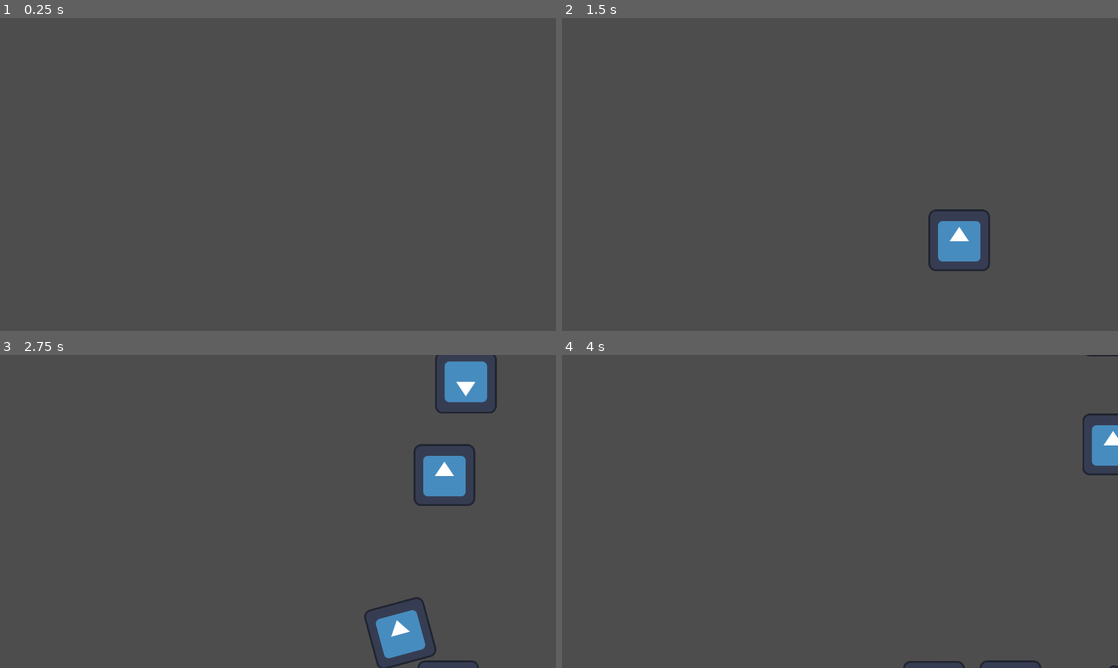
Above: before the commit, frames 1-4 (two rows, left to right).
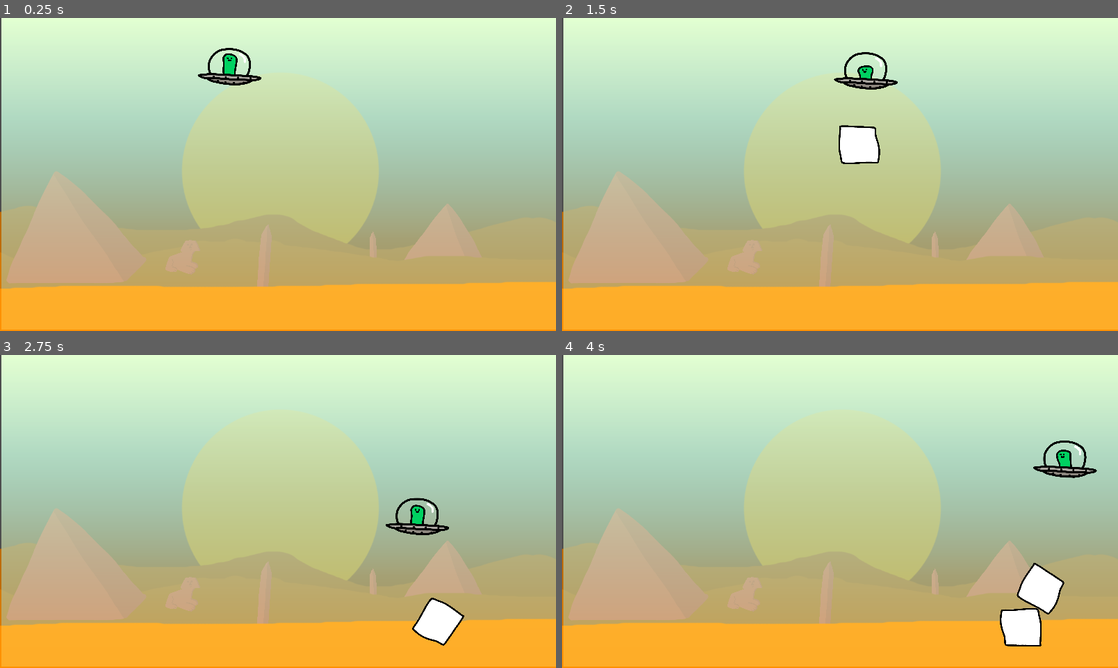
Above: after the commit, the same moments.

Repository: kilmanio/gamejam2024
Game: Godot game, scene res://gametest.tscn
Same seed, same stepped clock (60 frames per second), same inputs: the game is played once before the commit and once after it. The engine's default icon, where the game draws it, is replaced by a stand-in: a white triangle on a blue panel in a dark square.
Inputs:
- Up to frame 1 (0.25 s): no input
- Up to frame 2 (1.5 s): tap Enter (ui_accept) at 0.5, 0.77, 1.07 s; hold Right (ui_right) 0.53-1.28 s; hold Space (ui_select) 0.53-1.28 s; tap Insert (ui_text_toggle_insert_mode) at 0.8, 1.35 s; hold Down (ui_down) from 1.28 s (still down)
- Up to frame 3 (2.75 s): tap Enter (ui_accept) at 1.52, 1.55, 1.82 s; release Down (ui_down) at 2.03 s; hold Right (ui_right) from 2.03 s (still down); hold Enter (ui_accept) from 2.03 s (still down); tap Space (ui_select) at 2.3 s
- Up to frame 4 (4 s): release Right (ui_right) at 2.78 s; release Enter (ui_accept) at 2.78 s; hold Up (ui_up) 2.78-3.53 s; tap Space (ui_select) at 2.85 s; tap Enter (ui_accept) at 3.02, 3.32, 3.77, 3.8 s; tap Insert (ui_text_toggle_insert_mode) at 3.05 s; hold Left (ui_left) from 3.53 s (still down); hold Insert (ui_text_toggle_insert_mode) from 3.53 s (still down)

The runs differ from the first frame. In frame 1, 100% of the frame differs, in the area x 0-100%, y 0-100%; in frame 2, 100%; in frame 3, 100%; in frame 4, 100%.

Commit message:
Beam (#3)
* stash

* Have beam work

* Make beam hold instead of toggle

* Scale game

Diff:
--- a/block.gd
+++ /dev/null
@@ -1,24 +0,0 @@
-#extends CharacterBody2D
-extends RigidBody2D
-
-const SPEED = 600
-var active = true
-
-func _ready() -> void:
-	contact_monitor = true
-	max_contacts_reported = 1
-	set_continuous_collision_detection_mode(2)
-
-func handle_movement():
-	match [Input.is_action_pressed("ui_left"), Input.is_action_pressed("ui_right")]:
-		[true, false]: apply_force(Vector2(-SPEED, 0))
-		[false, true]: apply_force(Vector2(SPEED, 0))
-
-func _physics_process(delta: float) -> void:
-	if active:
-		handle_movement()
-
-
-func _on_body_shape_entered(_body_rid: RID, _body: Node, _body_shape_index: int, _local_shape_index: int) -> void:
-	active = false
-	set_continuous_collision_detection_mode(0)
--- a/block.tscn
+++ b/block.tscn
@@ -1,19 +1,14 @@
-[gd_scene load_steps=4 format=3 uid="uid://byjfdv0upj5gs"]
+[gd_scene load_steps=2 format=3 uid="uid://byjfdv0upj5gs"]
 
-[ext_resource type="Script" path="res://block.gd" id="1_y510p"]
-[ext_resource type="Texture2D" uid="uid://uucqdppc5qpk" path="res://icon.svg" id="2_tmrsl"]
-
-[sub_resource type="RectangleShape2D" id="RectangleShape2D_u4a1f"]
-size = Vector2(127, 128)
+[ext_resource type="Texture2D" uid="uid://dfu2j5kjyrmqt" path="res://graphics/objects/block1.png" id="2_mgmfs"]
 
 [node name="root" type="RigidBody2D"]
-script = ExtResource("1_y510p")
-
-[node name="CollisionShape2D" type="CollisionShape2D" parent="."]
-position = Vector2(0.5, 0)
-shape = SubResource("RectangleShape2D_u4a1f")
+can_sleep = false
 
 [node name="Sprite2D" type="Sprite2D" parent="."]
-texture = ExtResource("2_tmrsl")
+scale = Vector2(0.2, 0.2)
+texture = ExtResource("2_mgmfs")
 
-[connection signal="body_shape_entered" from="." to="." method="_on_body_shape_entered"]
+[node name="CollisionPolygon2D" type="CollisionPolygon2D" parent="."]
+scale = Vector2(0.2, 0.2)
+polygon = PackedVector2Array(-190, -176, 185, -166, 203, -41, 233, 86, 216, 216, 67, 218, -132, 226, -173, 212, -203, 69)
--- a/floor.tscn
+++ b/floor.tscn
@@ -9,6 +9,7 @@
 scale = Vector2(8, 1)
 
 [node name="Sprite2D" type="Sprite2D" parent="."]
+visible = false
 texture = ExtResource("1_05ov0")
 
 [node name="CollisionShape2D" type="CollisionShape2D" parent="."]
--- a/game.gd
+++ b/game.gd
@@ -11,7 +11,7 @@
 # Called every frame. 'delta' is the elapsed time since the previous frame.
 func _process(delta: float) -> void:
 	timeout -= delta
-	if Input.is_action_pressed("ui_accept") && timeout <= 0:
+	if Input.is_action_pressed("ui_text_toggle_insert_mode") && timeout <= 0:
 		spawn_block()
 
 
@@ -19,6 +19,6 @@
 func spawn_block():
 	var object = scene_to_instance.instantiate()
 	object.position = $ship.position
-	object.position.y += 200
+	object.position.y += 100
 	call_deferred("add_child",object)
 	timeout = 1
--- a/gametest.tscn
+++ b/gametest.tscn
@@ -1,17 +1,20 @@
-[gd_scene load_steps=4 format=3 uid="uid://dnsp5txuw6eto"]
+[gd_scene load_steps=5 format=3 uid="uid://dnsp5txuw6eto"]
 
 [ext_resource type="Script" path="res://game.gd" id="1_gkpnp"]
 [ext_resource type="PackedScene" uid="uid://dqy1pwjl8hghv" path="res://floor.tscn" id="1_jda8s"]
 [ext_resource type="PackedScene" uid="uid://crsojgydks7ji" path="res://ship.tscn" id="2_4bkxq"]
+[ext_resource type="PackedScene" uid="uid://cb1sgodtqtr3y" path="res://scenes/background.tscn" id="2_djvyx"]
 
 [node name="Node2D" type="Node2D"]
 script = ExtResource("1_gkpnp")
 
+[node name="Background" parent="." instance=ExtResource("2_djvyx")]
+
 [node name="ship" parent="." instance=ExtResource("2_4bkxq")]
-position = Vector2(0, -400)
+position = Vector2(474, 131)
 
 [node name="floor" parent="." instance=ExtResource("1_jda8s")]
-position = Vector2(0, 600)
+position = Vector2(587, 670)
 
 [node name="Camera2D" type="Camera2D" parent="."]
-position = Vector2(0, 100)
+position = Vector2(574, 327)
--- a/scenes/background.tscn
+++ b/scenes/background.tscn
@@ -147,7 +147,6 @@
 [node name="Ground3" type="Sprite2D" parent="."]
 modulate = Color(0.990533, 0.566839, 1.15514e-06, 1)
 position = Vector2(644, 557)
-scale = Vector2(1, 1)
 texture = ExtResource("7_godyt")
 
 [node name="Fog" type="Sprite2D" parent="."]
--- a/scenes/player_gfx.tscn
+++ b/scenes/player_gfx.tscn
@@ -212,6 +212,33 @@
 shader_parameter/dissolve_value = 1.0
 shader_parameter/mask_texture = SubResource("GradientTexture2D_nxtec")
 shader_parameter/dissolve_texture = SubResource("GradientTexture2D_jhmh4")
+
+[sub_resource type="Animation" id="Animation_vopkv"]
+length = 0.001
+tracks/0/type = "value"
+tracks/0/imported = false
+tracks/0/enabled = true
+tracks/0/path = NodePath("TractorBeam:position")
+tracks/0/interp = 1
+tracks/0/loop_wrap = true
+tracks/0/keys = {
+"times": PackedFloat32Array(0),
+"transitions": PackedFloat32Array(1),
+"update": 0,
+"values": [Vector2(0, 278)]
+}
+tracks/1/type = "value"
+tracks/1/imported = false
+tracks/1/enabled = true
+tracks/1/path = NodePath("TractorBeam:scale")
+tracks/1/interp = 1
+tracks/1/loop_wrap = true
+tracks/1/keys = {
+"times": PackedFloat32Array(0),
+"transitions": PackedFloat32Array(1),
+"update": 0,
+"values": [Vector2(1, 1)]
+}
 
 [sub_resource type="Animation" id="Animation_s1kby"]
 resource_name = "tractor_bounce"
@@ -241,33 +268,6 @@
 "values": [Vector2(1, 1), Vector2(1, 1.15234), Vector2(1, 0.765625), Vector2(1, 1)]
 }
 
-[sub_resource type="Animation" id="Animation_vopkv"]
-length = 0.001
-tracks/0/type = "value"
-tracks/0/imported = false
-tracks/0/enabled = true
-tracks/0/path = NodePath("TractorBeam:position")
-tracks/0/interp = 1
-tracks/0/loop_wrap = true
-tracks/0/keys = {
-"times": PackedFloat32Array(0),
-"transitions": PackedFloat32Array(1),
-"update": 0,
-"values": [Vector2(0, 278)]
-}
-tracks/1/type = "value"
-tracks/1/imported = false
-tracks/1/enabled = true
-tracks/1/path = NodePath("TractorBeam:scale")
-tracks/1/interp = 1
-tracks/1/loop_wrap = true
-tracks/1/keys = {
-"times": PackedFloat32Array(0),
-"transitions": PackedFloat32Array(1),
-"update": 0,
-"values": [Vector2(1, 1)]
-}
-
 [sub_resource type="AnimationLibrary" id="AnimationLibrary_7h2tg"]
 _data = {
 "RESET": SubResource("Animation_vopkv"),
--- a/ship.gd
+++ b/ship.gd
@@ -1,7 +1,11 @@
 extends RigidBody2D
 const SHIP_SPEED = 500
+var beam = false
+
 # Called when the node enters the scene tree for the first time.
 func _ready() -> void:
+	$PlayerGFX/TractorBeam.visible = false
+	$Beam.gravity_space_override = false
 	lock_rotation = true
 	contact_monitor = true
 	max_contacts_reported = 1
@@ -9,8 +13,7 @@
 	set_continuous_collision_detection_mode(2)
 	set_gravity_scale(0)
 
-# Called every frame. 'delta' is the elapsed time since the previous frame.
-func _physics_process(delta: float) -> void:
+func handle_movement():
 	match [Input.is_action_pressed("ui_left"), Input.is_action_pressed("ui_right")]:
 		[true, false]: apply_force(Vector2(-SHIP_SPEED, 0))
 		[false, true]: apply_force(Vector2(SHIP_SPEED, 0))
@@ -18,3 +21,19 @@
 	match [Input.is_action_pressed("ui_down"), Input.is_action_pressed("ui_up")]:
 		[true, false]: apply_force(Vector2(0, SHIP_SPEED))
 		[false, true]: apply_force(Vector2(0, -SHIP_SPEED))
+
+func handle_beam():
+	if Input.is_action_pressed("ui_select"):
+		$PlayerGFX/TractorBeam.visible = true
+		$Beam.gravity_space_override = true
+		beam = true
+	else:
+		$PlayerGFX/TractorBeam.visible = false
+		$Beam.gravity_space_override = false
+		beam = false
+
+
+# Called every frame. 'delta' is the elapsed time since the previous frame.
+func _physics_process(delta: float) -> void:
+	handle_movement()
+	handle_beam()
--- a/ship.tscn
+++ b/ship.tscn
@@ -1,17 +1,29 @@
 [gd_scene load_steps=4 format=3 uid="uid://crsojgydks7ji"]
 
 [ext_resource type="Script" path="res://ship.gd" id="1_h6koc"]
-[ext_resource type="Texture2D" uid="uid://uucqdppc5qpk" path="res://icon.svg" id="2_jvr85"]
+[ext_resource type="PackedScene" uid="uid://d0rjstwyyqvrc" path="res://scenes/player_gfx.tscn" id="2_uqekn"]
 
-[sub_resource type="RectangleShape2D" id="RectangleShape2D_ktt6w"]
-size = Vector2(128, 128)
+[sub_resource type="CapsuleShape2D" id="CapsuleShape2D_b6v5g"]
+radius = 32.0
+height = 80.0
 
-[node name="ship" type="RigidBody2D"]
+[node name="Ship" type="RigidBody2D"]
 script = ExtResource("1_h6koc")
 
-[node name="Sprite2D" type="Sprite2D" parent="."]
-texture = ExtResource("2_jvr85")
-flip_v = true
+[node name="PlayerGFX" parent="." instance=ExtResource("2_uqekn")]
+scale = Vector2(0.2, 0.2)
 
-[node name="CollisionShape2D" type="CollisionShape2D" parent="."]
-shape = SubResource("RectangleShape2D_ktt6w")
+[node name="Beam" type="Area2D" parent="."]
+position = Vector2(0, 70)
+gravity_space_override = 3
+gravity_point = true
+gravity_point_center = Vector2(0, 0)
+gravity_direction = Vector2(0, 0)
+gravity = 1200.0
+
+[node name="CollisionShape2D" type="CollisionShape2D" parent="Beam"]
+shape = SubResource("CapsuleShape2D_b6v5g")
+
+[node name="CollisionPolygon2D" type="CollisionPolygon2D" parent="."]
+scale = Vector2(0.2, 0.2)
+polygon = PackedVector2Array(-234, -118, -223, -197, -199, -241, -150, -293, -107, -316, -47, -327, 41, -327, 101, -315, 154, -287, 187, -261, 214, -208, 226, -117, 333, -18, 307, 10, 110, 60, -60, 52, -225, 13, -346, -44)
